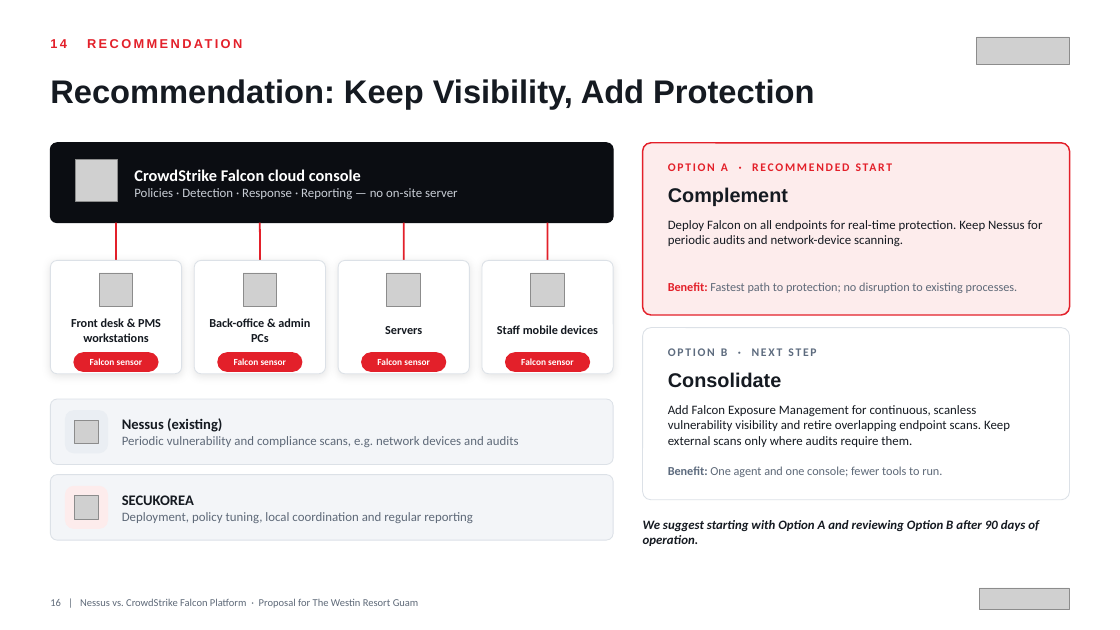
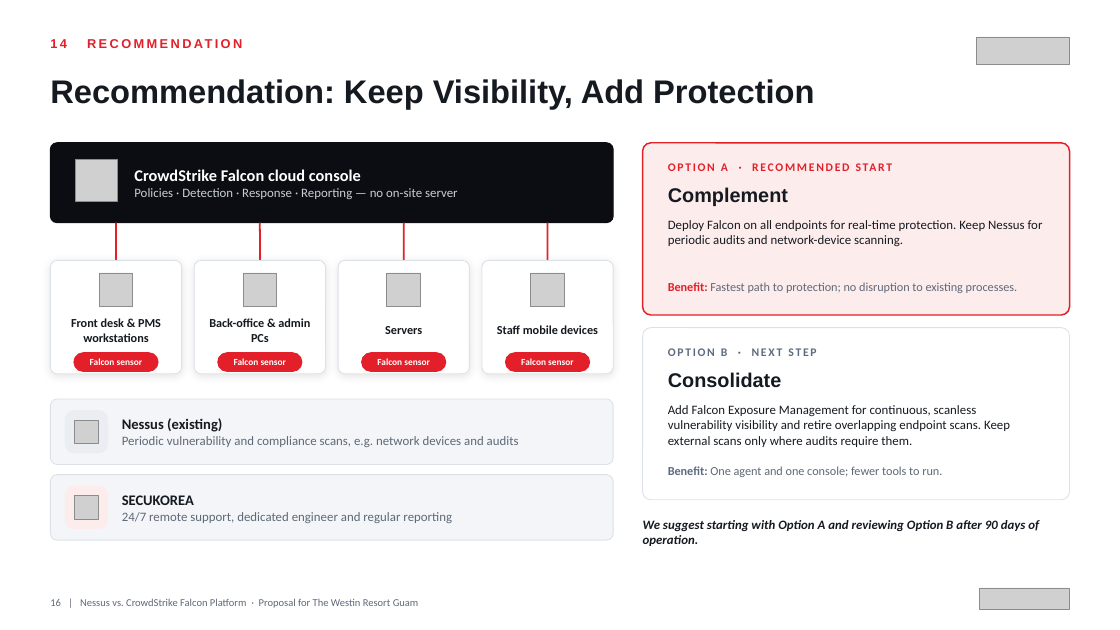
Before and after one commit to BigLee-Creator/Recommendations, a slide deck: slide 16 of ENG._Nessus_vs_CrowdStrike_Falcon_Proposal_for_Westin_Resort_Guam_SECUKOREA.pptx. Drawn at 1120x630 pixels with LibreOffice and Linux fonts; fonts in the diff are those of the drawing; grey boxes stand for pictures. Boxes give left, top, right and bottom in pixels: in the first picture for what was removed or moved away, otherwise in the second. Text is boxed around its words. In the diff, an @@ line names an element or a change of style, - is before the commit and + after.

```diff
--- a/ENG._Nessus_vs_CrowdStrike_Falcon_Proposal_for_Westin_Resort_Guam_SECUKOREA.pptx
+++ b/ENG._Nessus_vs_CrowdStrike_Falcon_Proposal_for_Westin_Resort_Guam_SECUKOREA.pptx
@@ text at box(122, 512, 452, 523): text changed @@
-Deployment, policy tuning, local coordination and regular reporting
+24/7 remote support, dedicated engineer and regular reporting
```
Also in this commit, not shown: 1 other slide changed.
